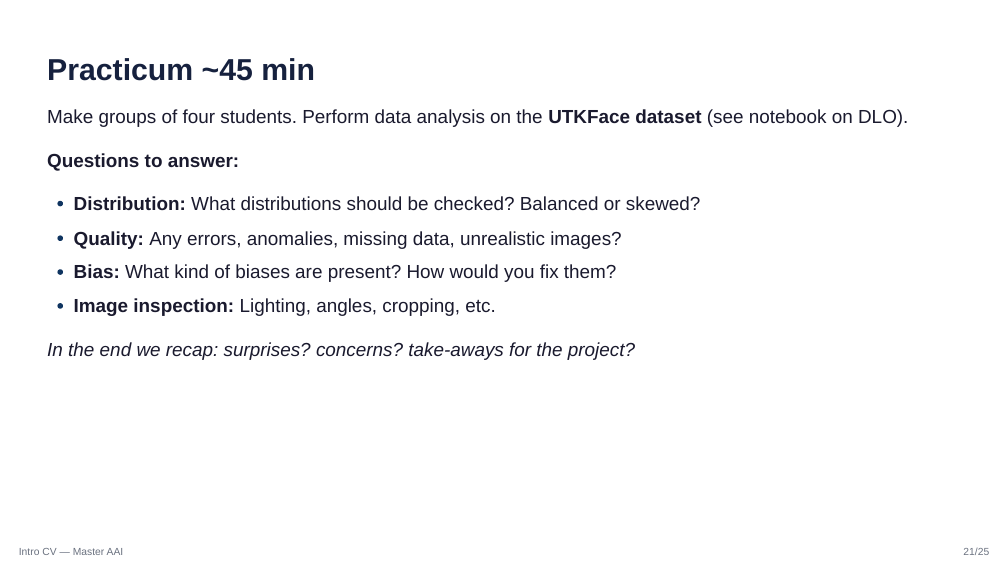
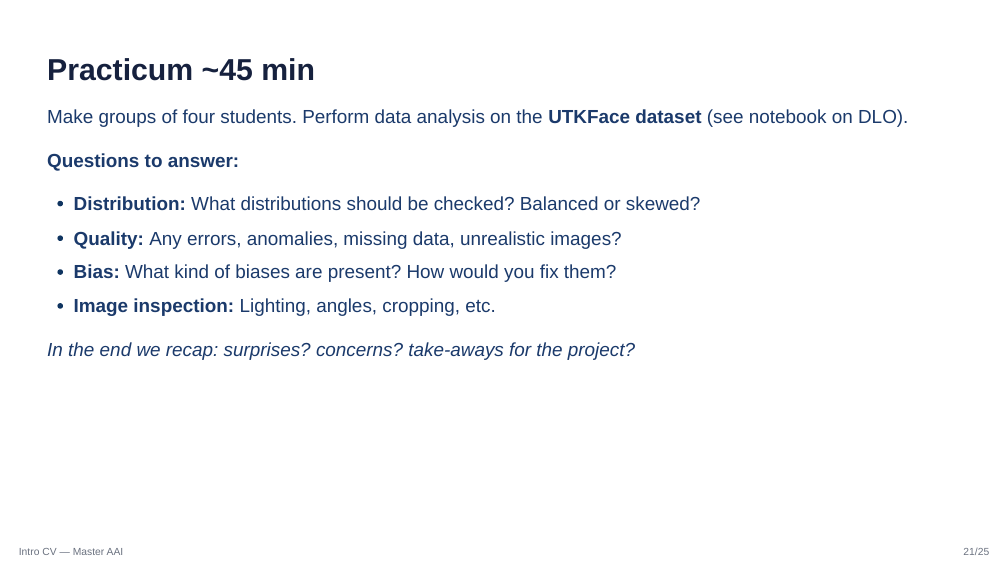
Before and after one commit to MichielBontenbal/hva-lectures, a slide deck: slide 21 of slides/intro_CV/slides.pptx. Drawn at 1008x567 pixels with LibreOffice and Linux fonts; fonts in the diff are those of the drawing. Boxes give left, top, right and bottom in pixels: in the first picture for what was removed or moved away, otherwise in the second. Text is boxed around its words. In the diff, an @@ line names an element or a change of style, - is before the commit and + after.

```diff
--- a/slides/intro_CV/slides.pptx
+++ b/slides/intro_CV/slides.pptx
@@ text colour #1A1A2E to #1B3A6B in 7 elements at [47,109,908,127], [47,153,239,171], [74,196,701,210], [74,231,621,249], [74,264,617,282], [74,298,495,316], [47,342,635,360] @@
```
Also in this commit, not shown: 17 other slides changed, 2 other files.
